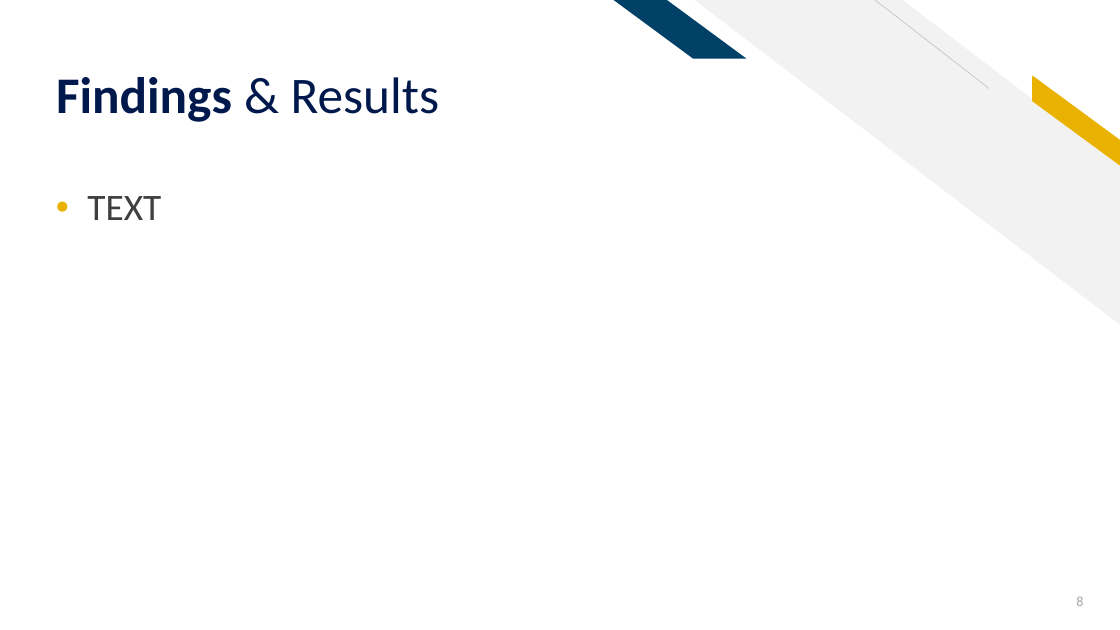
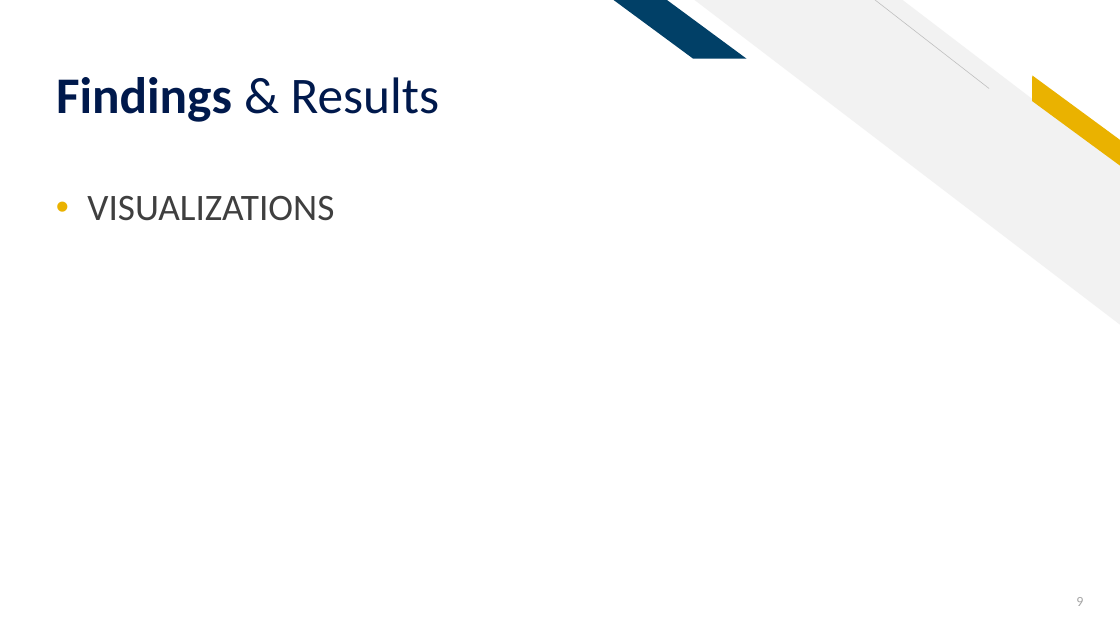
Before and after one commit to sethrpaniagua/Twitter-Sentament-Analysis, a slide deck: slide 9 of ML Group Project_Sentiment Analysis of Twitter Data.pptx (slide 8 before the commit). Drawn at 1120x630 pixels with LibreOffice and Linux fonts; fonts in the diff are those of the drawing. Boxes give left, top, right and bottom in pixels: in the first picture for what was removed or moved away, otherwise in the second. Text is boxed around its words. In the diff, an @@ line names an element or a change of style, - is before the commit and + after.

```diff
--- a/ML Group Project_Sentiment Analysis of Twitter Data.pptx
+++ b/ML Group Project_Sentiment Analysis of Twitter Data.pptx
@@ text at <box>87,196,334,221</box>: text changed @@
-• TEXT
+• VISUALIZATIONS
@@ page number at <box>1076,597,1083,606</box>: text changed @@
-8
+9
```
Also in this commit, not shown: 2 other slides changed, 4 slides added, 3 slides removed.
